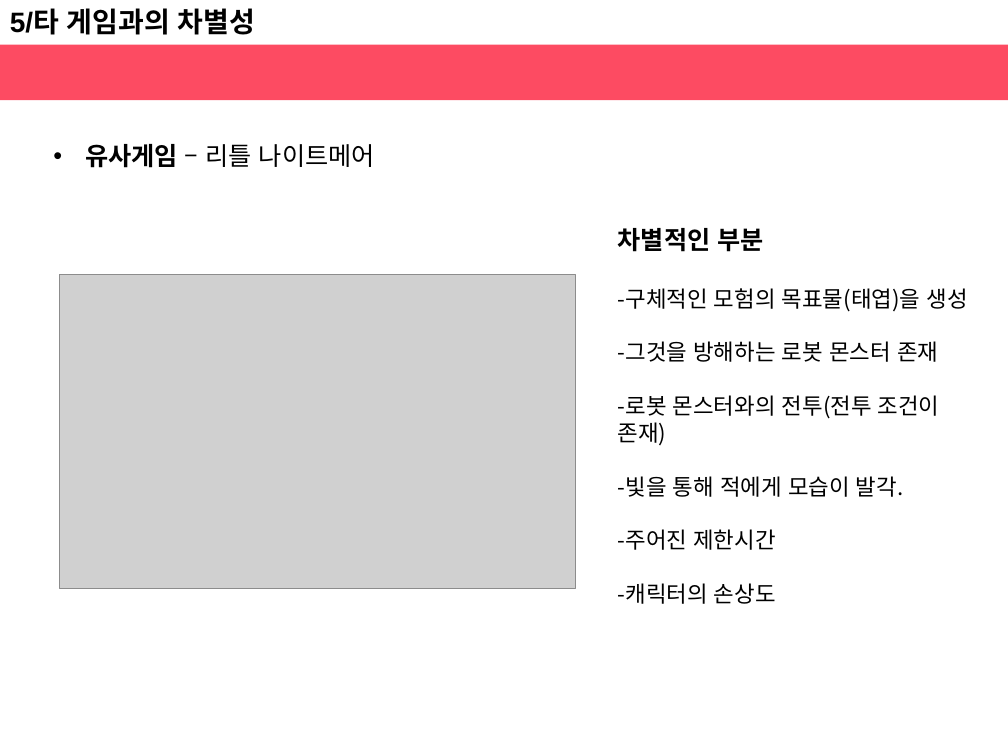
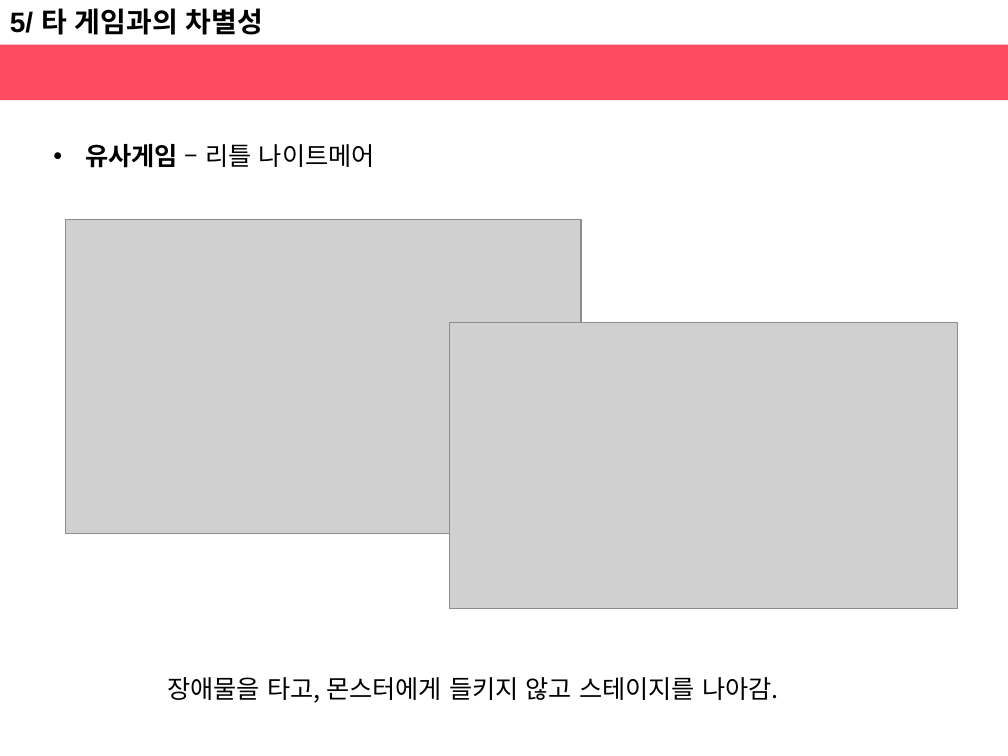
Before and after one commit to haeunjung/Team_Project, a slide deck: slide 11 of 기획문서/게임 제안서.pptx. Drawn at 1008x756 pixels with LibreOffice and Linux fonts; fonts in the diff are those of the drawing; grey boxes stand for pictures. Boxes give left, top, right and bottom in pixels: in the first picture for what was removed or moved away, otherwise in the second. Text is boxed around its words. In the diff, an @@ line names an element or a change of style, - is before the commit and + after.

Commit message:
12.14
목차, 게임의 차별성, 소개 수정

```diff
--- a/기획문서/게임 제안서.pptx
+++ b/기획문서/게임 제안서.pptx
@@ text at bbox=[10, 8, 263, 35]: spaces changed @@
-5/타 게임과의 차별성
+5/ 타 게임과의 차별성
@@ picture: place and size @@
-picture at bbox=[59, 275, 576, 589]
+picture at bbox=[66, 220, 582, 533]
@@ text removed at bbox=[618, 228, 968, 604] @@
-차별적인 부분
--구체적인 모험의 목표물(태엽)을 생성
--그것을 방해하는 로봇 몬스터 존재
--로봇 몬스터와의 전투(전투 조건이 존재)
--빛을 통해 적에게 모습이 발각.
--주어진 제한시간
--캐릭터의 손상도
@@ picture added at bbox=[450, 323, 958, 608] @@
@@ text added at bbox=[167, 677, 779, 703], 18 pt, text #000000 @@
+장애물을 타고, 몬스터에게 들키지 않고 스테이지를 나아감.
```
Also in this commit, not shown: 11 other slides changed, 2 slides added, 2 slides removed.
